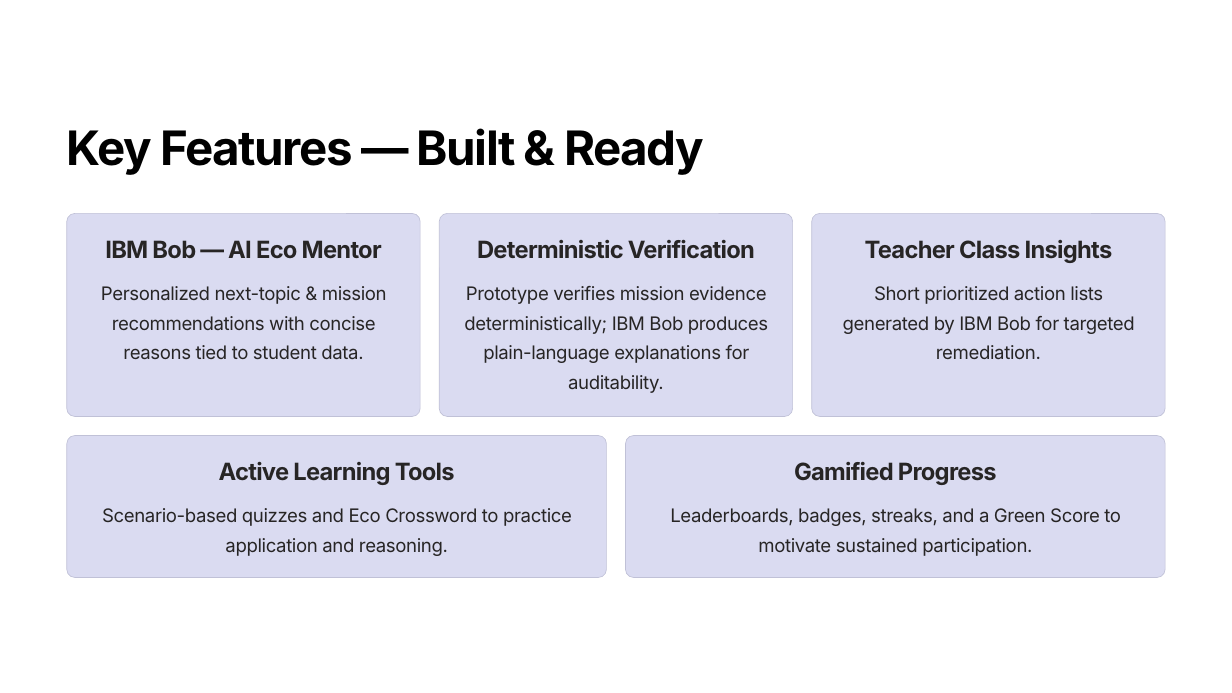
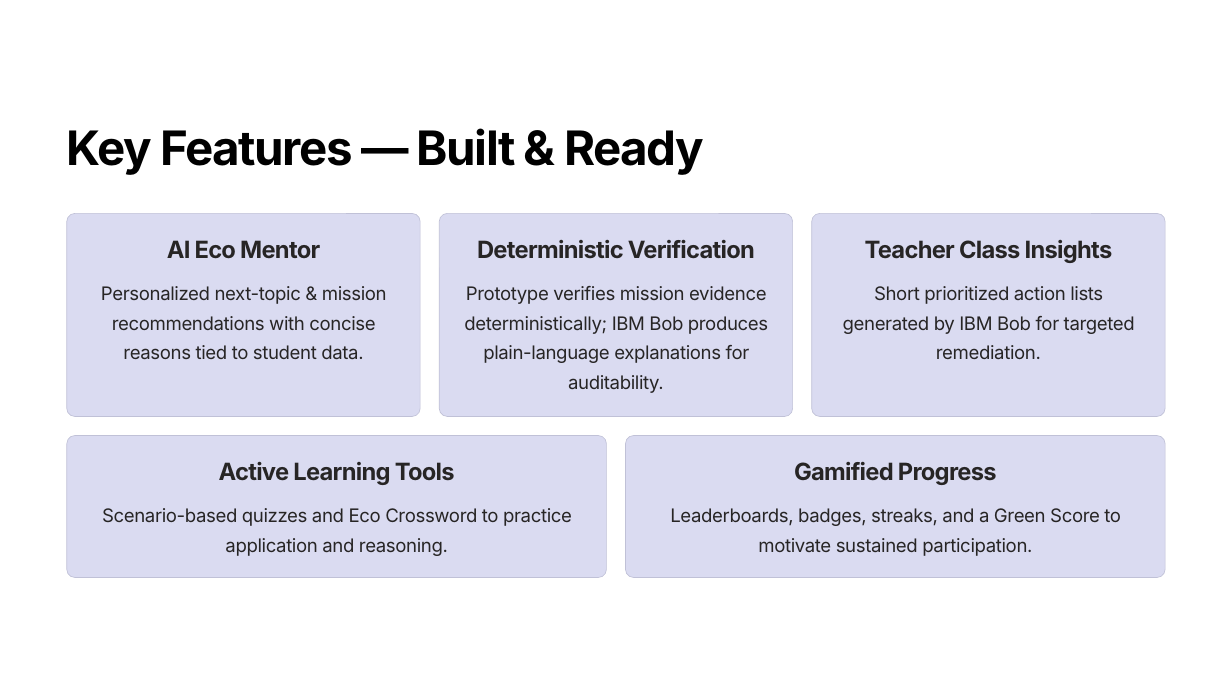
Before and after one commit to Chandni-K12/bob-ai-hackathon-4bugs, a slide deck: slide 5 of presentation/slides.pptx. Drawn at 1232x693 pixels with LibreOffice and Linux fonts; fonts in the diff are those of the drawing. Boxes give left, top, right and bottom in pixels: in the first picture for what was removed or moved away, otherwise in the second. Text is boxed around its words. In the diff, an @@ line names an element or a change of style, - is before the commit and + after.

```diff
--- a/presentation/slides.pptx
+++ b/presentation/slides.pptx
@@ text at [167, 240, 320, 259]: text changed @@
-IBM Bob — AI Eco Mentor
+AI Eco Mentor
```
Also in this commit, not shown: 1 other slide changed.
